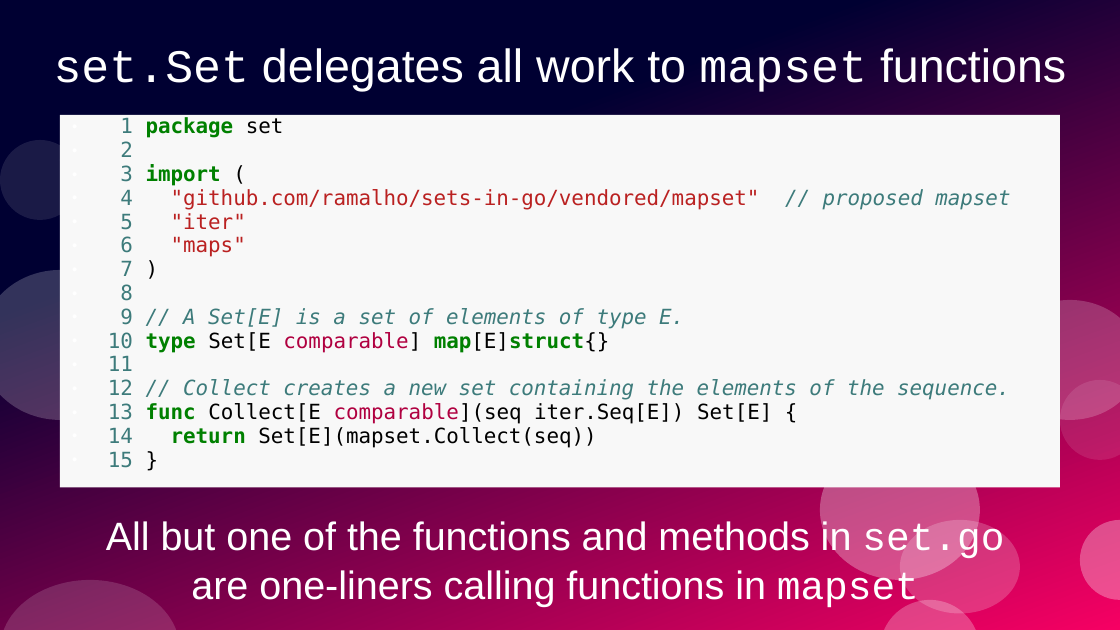
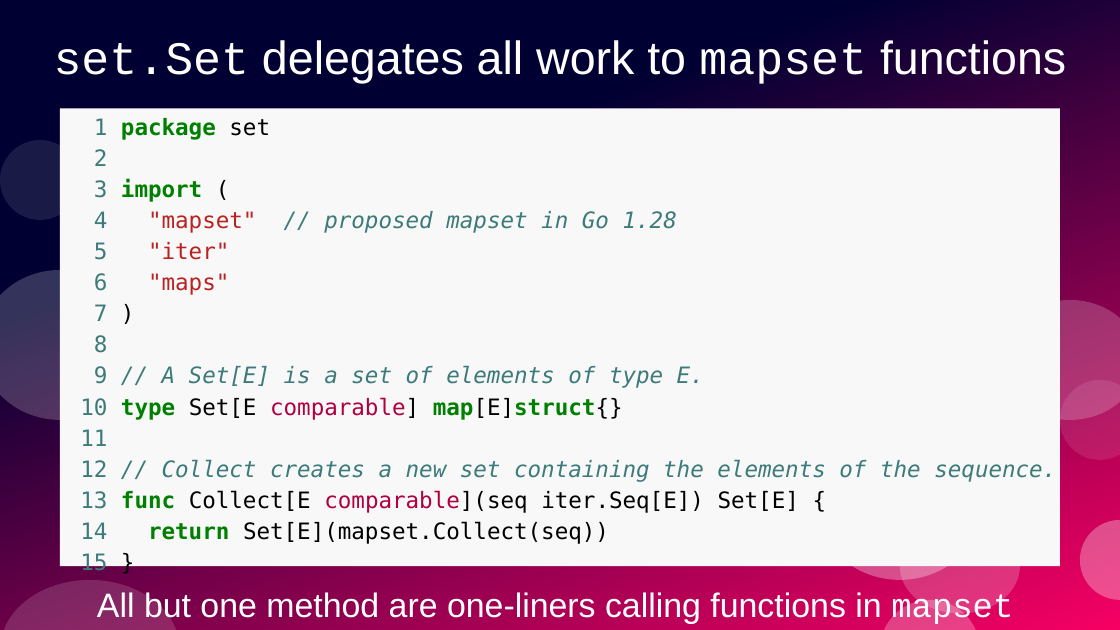
Before and after one commit to ramalho/sets-in-go, a slide deck: slide 57 of sets-in-go.odp. Drawn at 1120x630 pixels with LibreOffice and Linux fonts; fonts in the diff are those of the drawing. Boxes give left, top, right and bottom in pixels: in the first picture for what was removed or moved away, otherwise in the second. Text is boxed around its words. In the diff, an @@ line names an element or a change of style, - is before the commit and + after.

```diff
--- a/sets-in-go.odp
+++ b/sets-in-go.odp
@@ title "set.Set delegates all work to ...": place and size @@
-title "set.Set delegates all work to ..." at (54, 48, 1066, 92)
+title "set.Set delegates all work to ..." at (54, 40, 1066, 84)
@@ text "1 package set": place and size @@
-text "1 package set" at (60, 115, 1060, 488)
+text "1 package set" at (60, 109, 1060, 567)
@@ text at (80, 118, 1056, 576): size 14.8 to 16 pt in "1 package set", "2", "3 import (", "5 "iter"" and 10 more places; bullet ● to none; line spacing 0.95 to 1.15 @@
@@ text at (94, 211, 677, 233): text changed; size 14.8 to 16 pt; text colour #BA2121 to #3D7B7B; italic on @@
-● 4 "github.com/ramalho/sets-in-go/vendored/mapset" // proposed mapset
+4 "mapset" // proposed mapset in Go 1.28
@@ text at (97, 592, 1013, 627): text changed; size 28 to 24 pt @@
-All but one of the functions and methods in set.go
-are one-liners calling functions in mapset
+All but one method are one-liners calling functions in mapset
```
Also in this commit, not shown: 2 other slides changed, 11 slides added, 5 other files.
